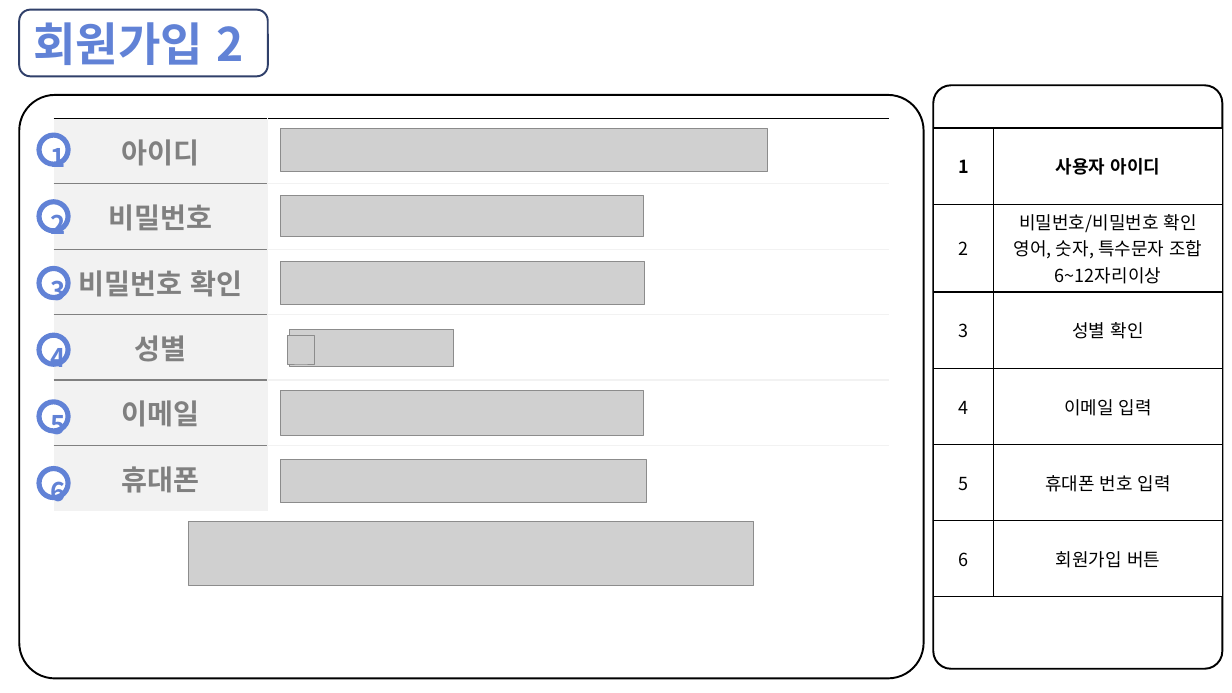
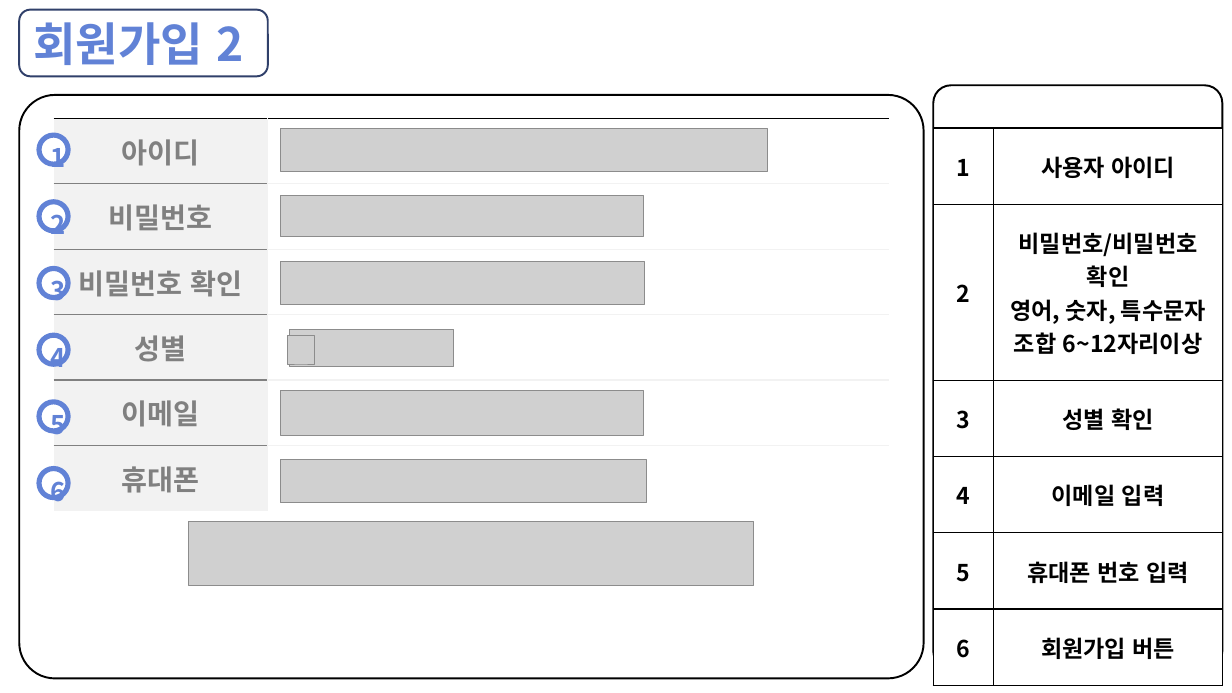
Before and after one commit to Ria007622/webtest, a slide deck: slide 8 of 2502110930 LMG.pptx (slide 6 before the commit). Drawn at 1232x693 pixels with LibreOffice and Linux fonts; fonts in the diff are those of the drawing; grey boxes stand for pictures. Boxes give left, top, right and bottom in pixels: in the first picture for what was removed or moved away, otherwise in the second. Text is boxed around its words. In the diff, an @@ line names an element or a change of style, - is before the commit and + after.

```diff
--- a/2502110930 LMG.pptx
+++ b/2502110930 LMG.pptx
@@ table at [933,128,1223,663] @@
@@ size 14 to 18 pt @@
@@ bold on in "2", "비밀번호/비밀번호 확인", "영어, 숫자, 특수문자 조합 6~12자리이상", "3" and 7 more places @@
```
Also in this commit, not shown: 8 other slides changed, 2 slides added.
